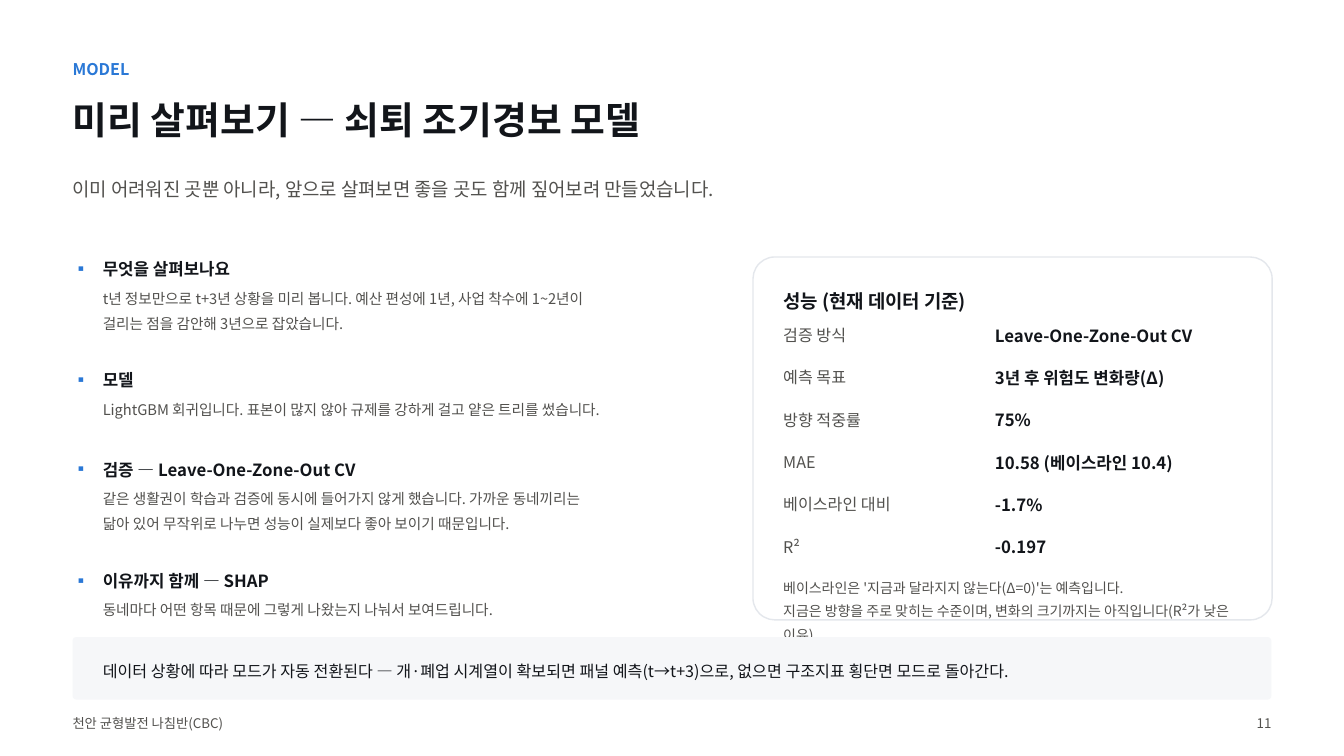
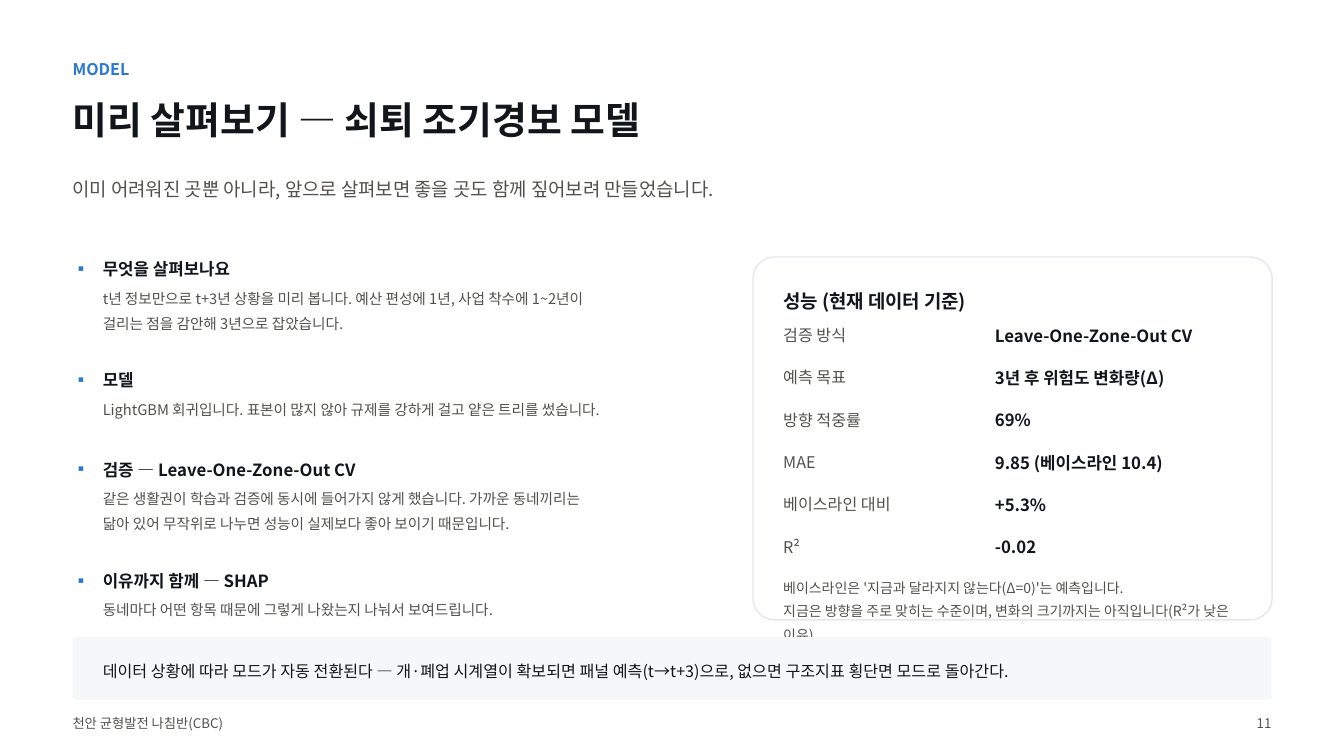
Before and after one commit to BioCode67/2026-AI-, a slide deck: slide 12 of deliverables/기획서_천안균형발전나침반_CBC.pptx. Drawn at 1344x756 pixels with LibreOffice and Linux fonts; fonts in the diff are those of the drawing. Boxes give left, top, right and bottom in pixels: in the first picture for what was removed or moved away, otherwise in the second. Text is boxed around its words. In the diff, an @@ line names an element or a change of style, - is before the commit and + after.

```diff
--- a/deliverables/기획서_천안균형발전나침반_CBC.pptx
+++ b/deliverables/기획서_천안균형발전나침반_CBC.pptx
@@ text at box(995, 413, 1031, 427): text changed @@
-75%
+69%
@@ text at box(995, 455, 1162, 473): text changed @@
-10.58 (베이스라인 10.4)
+9.85 (베이스라인 10.4)
@@ text at box(995, 498, 1046, 512): text changed @@
--1.7%
++5.3%
@@ text at box(995, 540, 1036, 553): text changed @@
--0.197
+-0.02
```
Also in this commit, not shown: 15 other slides changed, 1 slide added, 2 slides removed, 18 other files.
